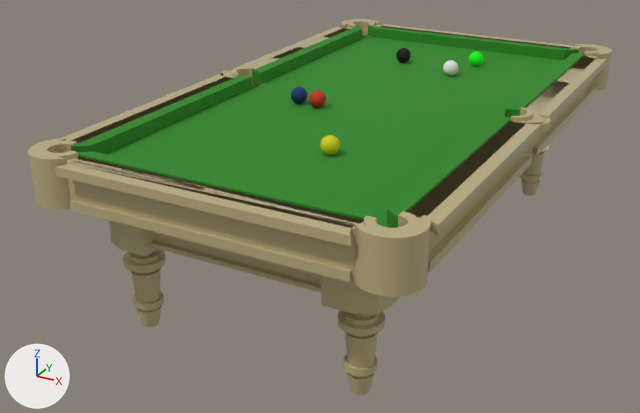
What one commit did to the FBX model Prithvi/Models/Groundfloor/OM_GFloor_Billiard_Table/OM_GFloor_Billiard_Table.fbx.
One viewpoint serves both versions: a 50 mm lens placed at (1.36, -2.76, 1.58), pointed at (-0.13, -0.05, 0.23). The lights are fixed; the arrows at lower left show +X, +Y and +Z. Where no turn or scale is listed for an object, it has been applied to the vertices. Vertices at the same position are counted once.

Objects in the first picture: 'OM_GFloor_Billiard_Table_Ball', 'OM_GFloor_Billiard_Table_Green', 'OM_GFloor_Billiard_Table_Wood'.
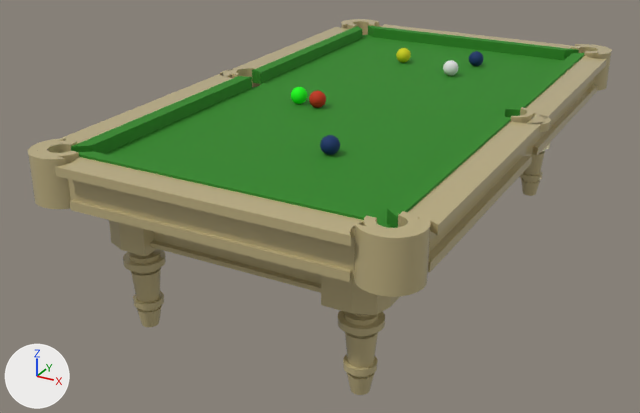
Boxes (x1, y1, x2, y2) around the edits, measured in the pictures (640 x 413 px):
part 1 of me_mesh_002, cut back
    before: (58, 24, 597, 279)
    after: (70, 25, 518, 226)
part 2 of me_mesh_001, recoloured (green to blue)
    both: (469, 51, 484, 66)
part 3 of me_mesh_001, recoloured (black to yellow)
    both: (396, 48, 411, 63)
part 4 of me_mesh_001, recoloured (blue to green)
    both: (291, 87, 308, 104)
part 5 of me_mesh_001, recoloured (yellow to blue)
    both: (320, 135, 340, 155)

Edits to the bpy script that builds the scene:
```text
Change me_mesh_002:
    used by ob_om_gfloor_billiard_table_wood; location = (0.01, 0.09, 0.342)
    remove me_mesh_002.from_pydata(...)  # 7286 vertices, 14216 faces; spans x -0.66..0.66, y -1.11..1.11, z -0.33..0.33
    add me_mesh_002.from_pydata(...)  # 7134 vertices, 13864 faces; spans x -0.66..0.66, y -1.11..1.11, z -0.33..0.33
    me_mesh_002 part 1: 14 vertices moved within x -0.57..0.56, y -1.02..1.03, z 0.17..0.31; 152 vertices removed from x -0.6..0.6, y -1.07..1.07, z 0.17..0.31
Change me_mesh_001:
    where me_mesh_001.from_pydata(...)  # 3684 vertices, 7344 faces; spans x -0.223..0.223, y -0.653..0.653, z -0.031..0.031
    used by ob_om_gfloor_billiard_table_ball; location = (-0.031, 0.165, 0.648)
    me_mesh_001 part 2: all 1224 faces that had it switch from mat_om_gfloor_billiard_table_ball_green (green #00ff00) to mat_om_gfloor_billiard_table_ball_blue (dark blue #002e66)
    me_mesh_001 part 3: all 1224 faces that had it switch from mat_om_gfloor_billiard_table_ball_black (black #000000) to mat_om_gfloor_billiard_table_ball_yellow (yellow #d0d000)
    me_mesh_001 part 4: all 1224 faces that had it switch from mat_om_gfloor_billiard_table_ball_blue (dark blue #002e66) to mat_om_gfloor_billiard_table_ball_green (green #00ff00)
    me_mesh_001 part 5: all 1224 faces that had it switch from mat_om_gfloor_billiard_table_ball_yellow (yellow #d0d000) to mat_om_gfloor_billiard_table_ball_blue (dark blue #002e66)
```
